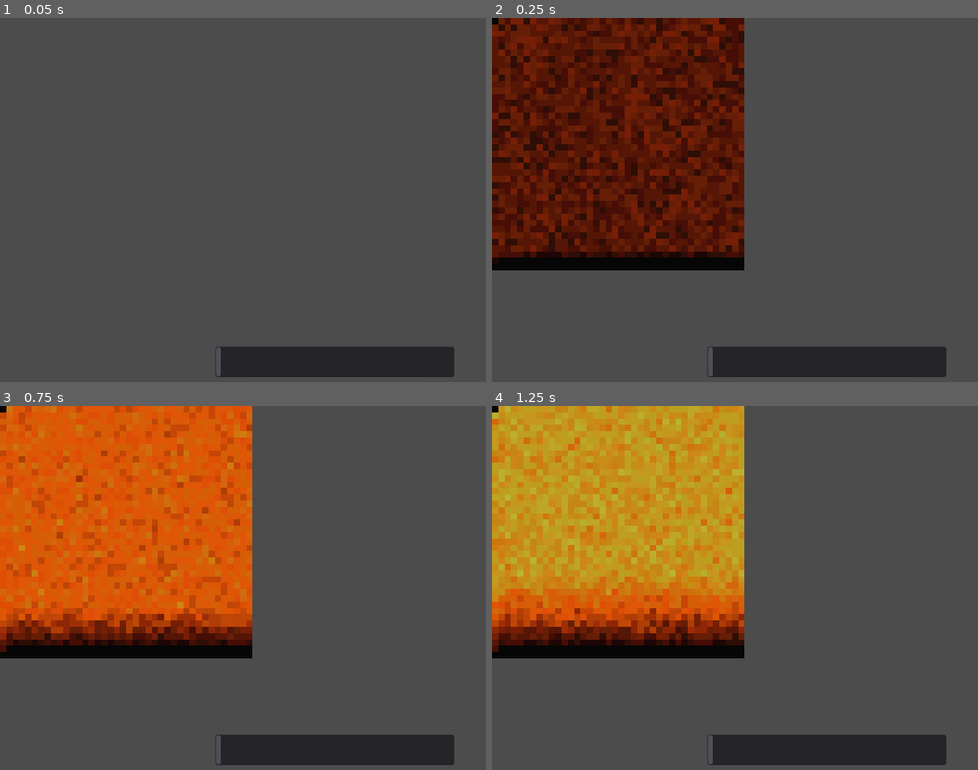
Above: before the commit, frames 1-4 (two rows, left to right).
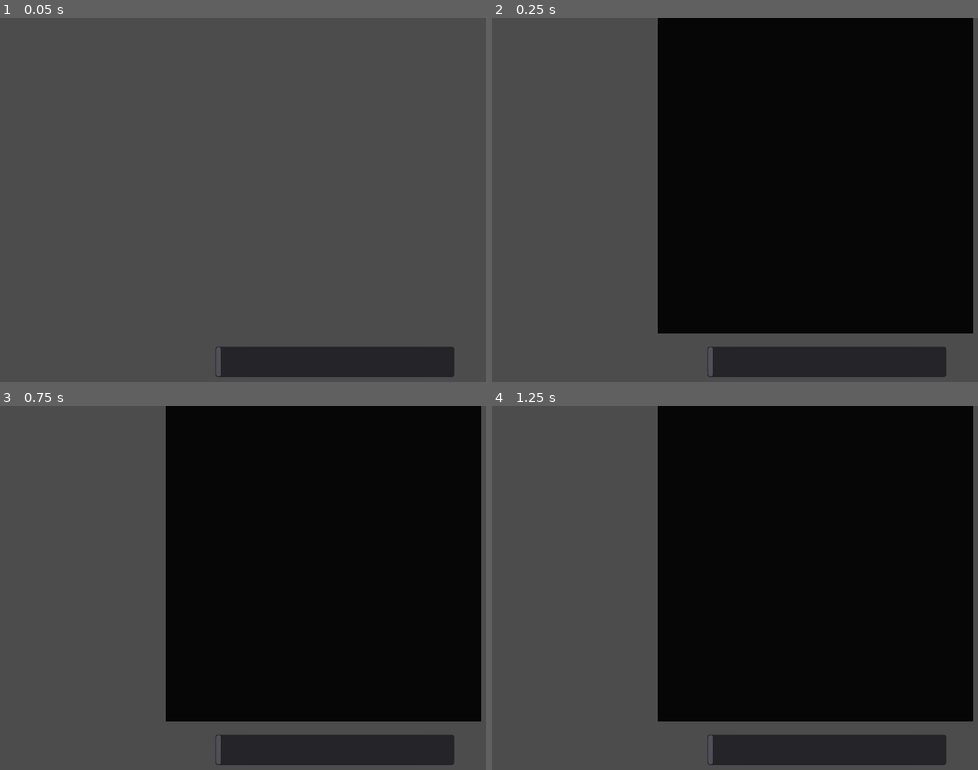
Above: after the commit, the same moments.

Repository: Pravalika0621/doom-fire-algorithm
Game: Godot game, scene res://Fire.tscn
Same seed, same stepped clock (60 frames per second), same inputs: the game is played once before the commit and once after it.
Inputs:
- Up to frame 1 (0.05 s): no input
- Up to frame 2 (0.25 s): no input
- Up to frame 3 (0.75 s): no input
- Up to frame 4 (1.25 s): no input

Frame 1 is identical in both runs. In frame 2, 79% of the frame differs, in the area x 0-100%, y 0-87%; in frame 3, 79%; in frame 4, 79%.

Commit message:
Algorithm done

Diff:
--- a/playground/gdscript-doom-fire/Fire.gd
+++ b/playground/gdscript-doom-fire/Fire.gd
@@ -11,6 +11,8 @@
 	add_child(FireMap)
 	add_child(Render)
 
+	FireMap.max_id = $bar.value
+
 
 func _on_bar_value_changed(value):
 	FireMap.max_id = value
--- a/playground/gdscript-doom-fire/core/FireMap.gd
+++ b/playground/gdscript-doom-fire/core/FireMap.gd
@@ -3,8 +3,8 @@
 
 var fire_pixels_array = []
 
-export(int) var width = 40 setget , get_width
-export(int) var height = 40 setget , get_height
+export(int) var width = 50 setget , get_width
+export(int) var height = 50 setget , get_height
 
 var max_id = 36
 
@@ -41,7 +41,7 @@
 
 func update_fire_intensity(current_pixel):
 	randomize()
-	var decay = randi()%3+1
+	var decay = randi()%2+1
 
 	if get_id(current_pixel + Vector2(0, 1)) > width * height:
 		return
@@ -49,16 +49,11 @@
 		return
 
 	if current_pixel - Vector2(0, 1) > Vector2(0, 0):
-		var below_pixel = get_id(current_pixel - Vector2(0, 1))
+		var below_pixel = get_id(current_pixel - Vector2(randi()%3+0, 1))
 		fire_pixels_array[below_pixel] = get_pixel(current_pixel) - decay
 
 	if get_pixel(current_pixel) - decay >= 0:
 		fire_pixels_array[get_id(current_pixel)] = max_id - decay
-
-#	if currentPixelIndex - decay >= 0:
-#		firePixelsArray[currentPixelIndex - decay] = newIntensity
-#    else:
-#		firePixelsArray[0] = newIntensity
 
 
 func get_id(vec):
--- a/playground/gdscript-doom-fire/core/Render.gd
+++ b/playground/gdscript-doom-fire/core/Render.gd
@@ -1,7 +1,6 @@
 extends Sprite
 
 
-export(Vector2) var size = Vector2(40, 40)
 export(int) var pixel_scale = 10
 
 const COLORS = [
@@ -14,7 +13,7 @@
 
 
 func _ready():
-	centered = false
+	global_position = Vector2(1024, 500) / 2.0
 	scale = Vector2(pixel_scale, pixel_scale)
 
 
@@ -23,10 +22,10 @@
 		texture = null
 
 	var img = Image.new()
-	img.create(size.x, size.y, false, Image.FORMAT_RGBA8)
+	img.create(target.width, target.height, false, Image.FORMAT_RGBA8)
 
-	for x in range(size.x):
-		for y in range(size.y):
+	for x in range(target.width):
+		for y in range(target.height):
 			var col = COLORS[clamp(abs(target.get_pixel(Vector2(x, y))), 0, target.max_id)]
 
 			img.lock()
